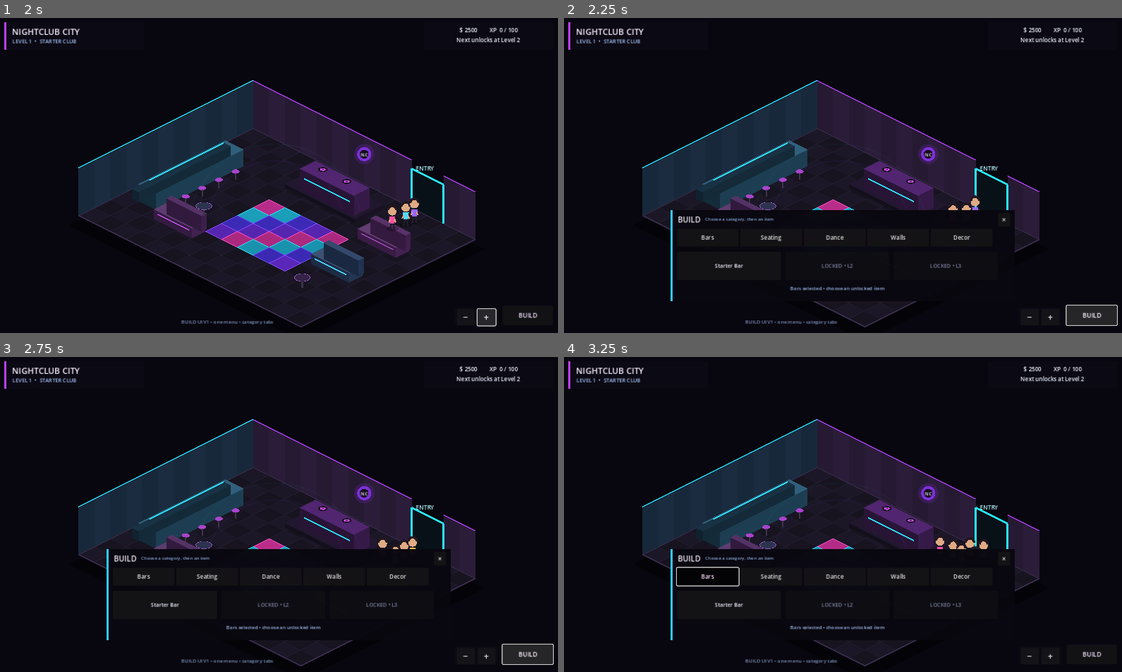
Above: before the commit, frames 1-4 (two rows, left to right).
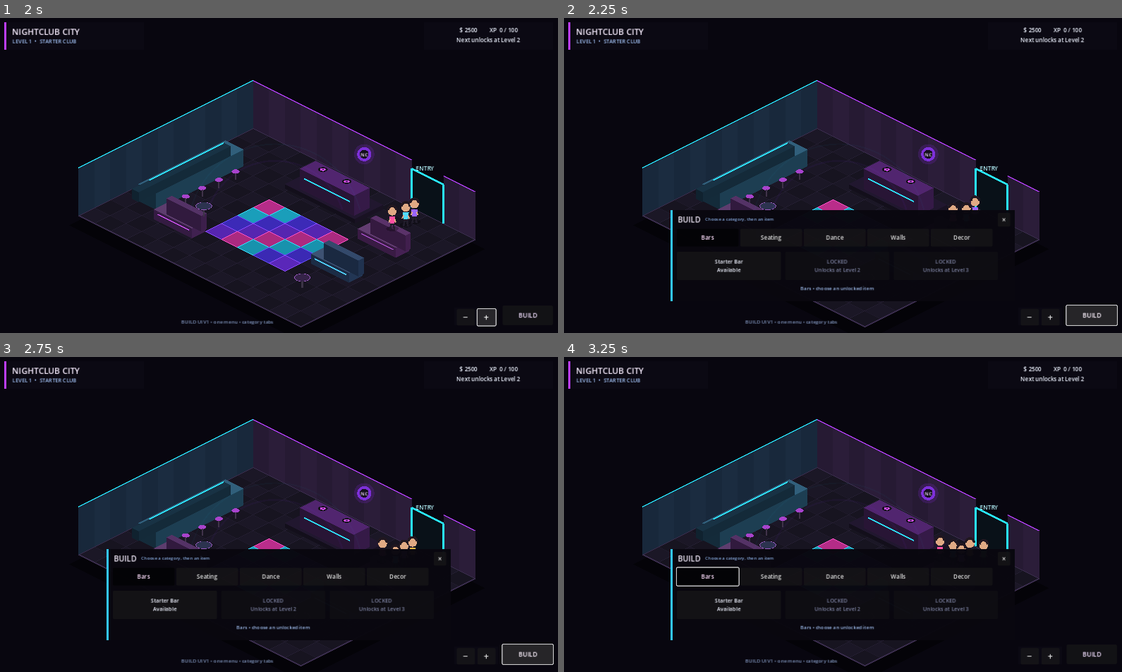
Above: after the commit, the same moments.

Repository: 22crob/Nightclub-City
Game: Godot game, scene res://scenes/main.tscn
Same seed, same stepped clock (60 frames per second), same inputs: the game is played once before the commit and once after it.
Inputs:
- Up to frame 1 (2 s): click "−" at 0.5 s; click "+" at 1.25 s
- Up to frame 2 (2.25 s): click "BUILD" at 2 s
- Up to frame 3 (2.75 s): no input
- Up to frame 4 (3.25 s): click "Bars" at 2.75 s

Frame 1 is identical in both runs. In frame 2, 0.6% of the frame differs, in the area x 27-73%, y 76-87%; in frame 3, 0.6%; in frame 4, 0.6%.

Commit message:
Polish build menu category states and item cards

Diff:
--- a/godot/scripts/main.gd
+++ b/godot/scripts/main.gd
@@ -99,7 +99,7 @@
 ]
 
 func _ready() -> void:
-	print("Nightclub City Level Progression v1 loaded.")
+	print("Nightclub City Build Menu UI v1 loaded.")
 	zoom_out_button.pressed.connect(_zoom_out)
 	zoom_in_button.pressed.connect(_zoom_in)
 	design_button.pressed.connect(_toggle_design_drawer)
@@ -477,8 +477,15 @@
 func _set_category(category: String) -> void:
 	selected_category = category
 	_cancel_placement()
+
+	bars_button.button_pressed = category == "Bars"
+	seating_button.button_pressed = category == "Seating"
+	dance_button.button_pressed = category == "Dance"
+	walls_button.button_pressed = category == "Walls"
+	decor_button.button_pressed = category == "Decor"
+
 	_refresh_design_buttons()
-	design_hint.text = category + " selected • choose an unlocked item"
+	design_hint.text = category + " • choose an unlocked item"
 
 func _refresh_design_buttons() -> void:
 	var items: Array = item_catalog[selected_category]
@@ -496,9 +503,9 @@
 		buttons[i].disabled = not unlocked
 
 		if unlocked:
-			buttons[i].text = str(item["name"])
+			buttons[i].text = str(item["name"]) + "\nAvailable"
 		else:
-			buttons[i].text = "LOCKED • L" + str(unlock_level)
+			buttons[i].text = "LOCKED\nUnlocks at Level " + str(unlock_level)
 
 func _select_item(index: int) -> void:
 	var items: Array = item_catalog[selected_category]
@@ -515,7 +522,7 @@
 	_deselect_object()
 	current_item = item.duplicate(true)
 	hover_tile = _world_to_tile(get_global_mouse_position())
-	design_hint.text = str(current_item["name"]) + " selected • click floor to place • right-click/Esc cancels"
+	design_hint.text = str(current_item["name"]) + " • click floor to place • right-click/Esc cancels"
 	queue_redraw()
 
 func _cancel_placement() -> void:
@@ -523,7 +530,7 @@
 	moving_object_index = -1
 	hover_tile = Vector2i(-1, -1)
 	if design_drawer.visible:
-		design_hint.text = selected_category + " selected • choose an item to place"
+		design_hint.text = selected_category + " • choose an item to place"
 	queue_redraw()
 
 func _world_to_tile(world_pos: Vector2) -> Vector2i:
@@ -587,7 +594,7 @@
 	current_item = {}
 	hover_tile = Vector2i(-1, -1)
 	_refresh_selection_panel()
-	design_hint.text = str(placed["name"]) + " placed • use Move / Rotate / Delete, or choose another item"
+	design_hint.text = str(placed["name"]) + " placed • edit it above or choose another item"
 	_save_layout()
 	_refresh_npc_targets_after_layout_change()
 	queue_redraw()
